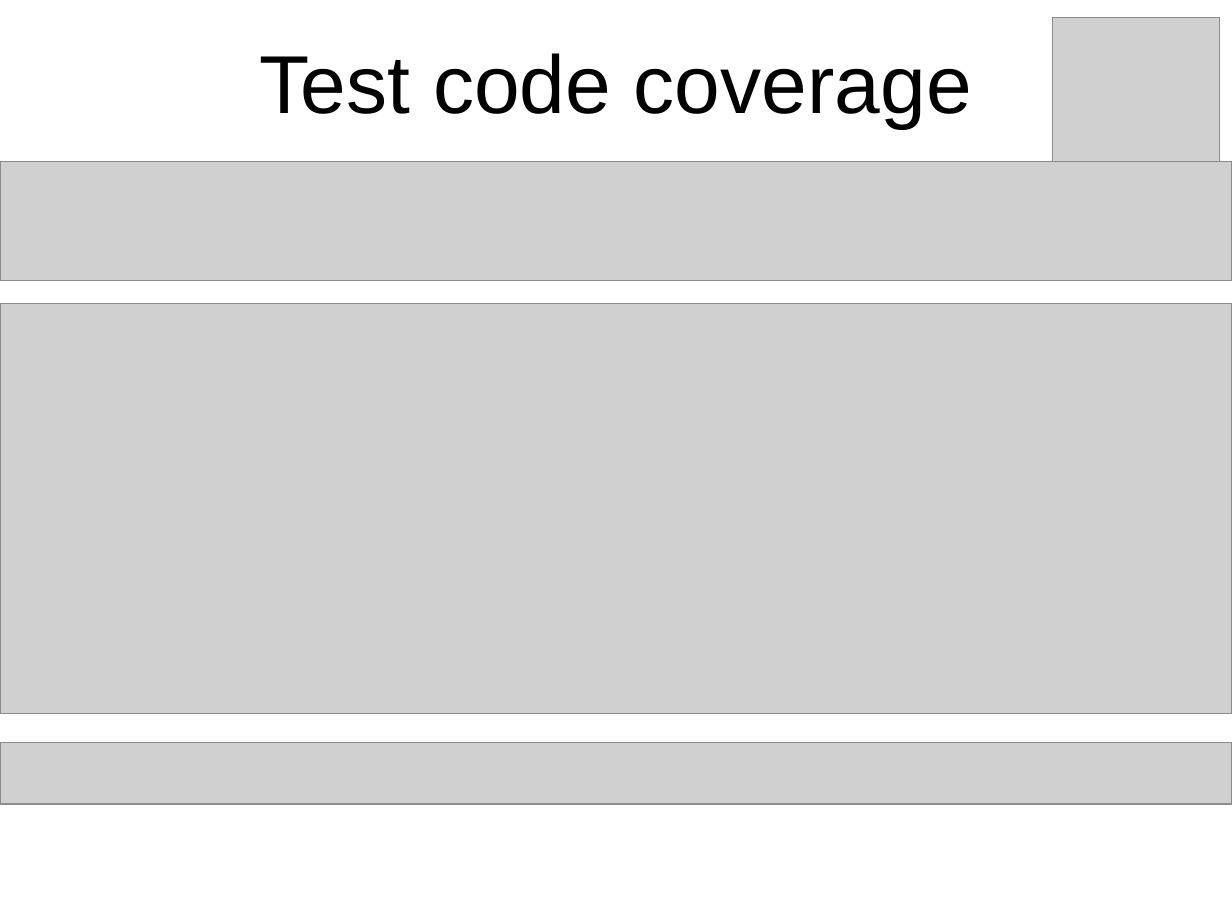
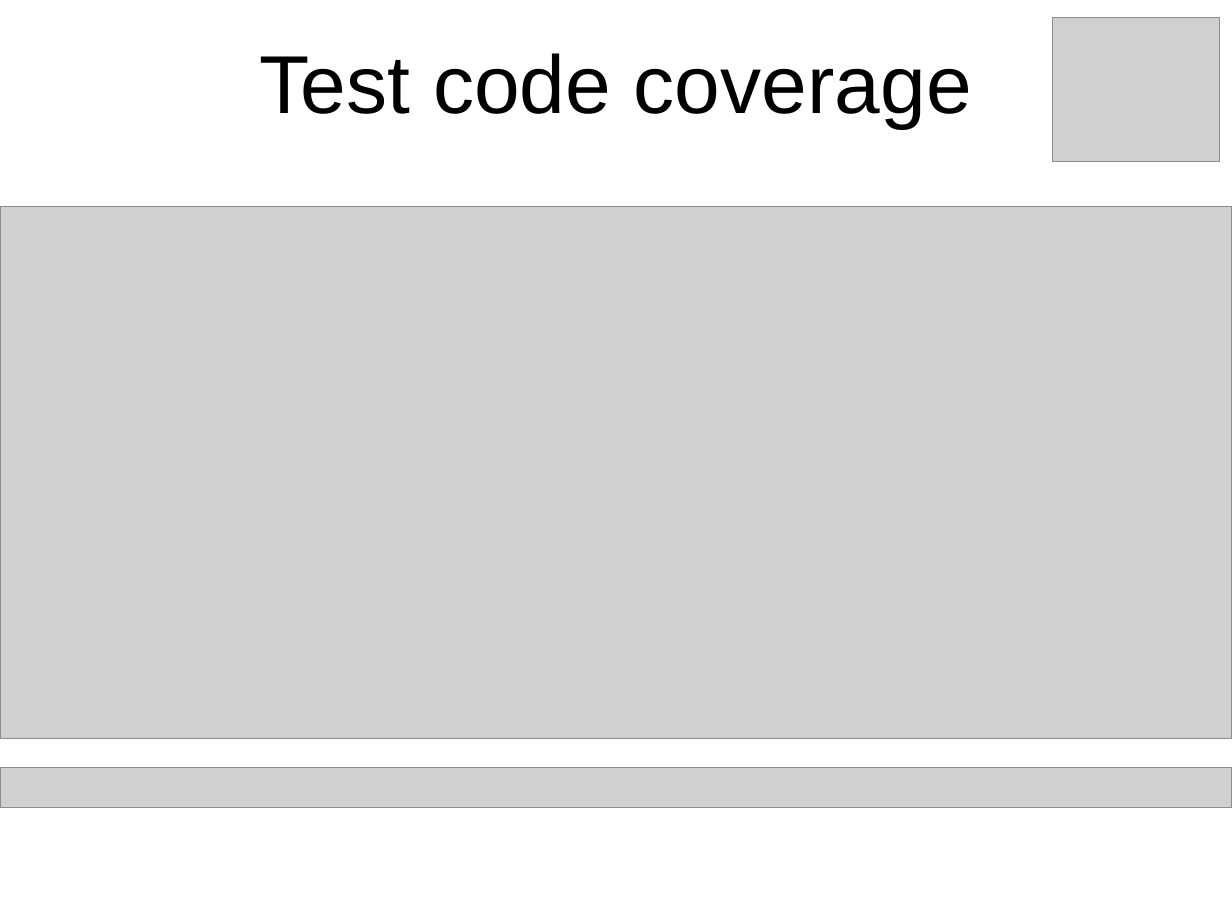
Before and after one commit to jahstreet/JCasino, a slide deck: slide 19 of JCasino presentation.pptx. Drawn at 1232x924 pixels with LibreOffice and Linux fonts; fonts in the diff are those of the drawing; grey boxes stand for pictures; background and template pictures are left out. Boxes give left, top, right and bottom in pixels: in the first picture for what was removed or moved away, otherwise in the second. Text is boxed around its words. In the diff, an @@ line names an element or a change of style, - is before the commit and + after.

```diff
--- a/JCasino presentation.pptx
+++ b/JCasino presentation.pptx
@@ picture removed at (x1=0, y1=161, x2=1232, y2=281) @@
@@ picture resized from (x1=0, y1=304, x2=1232, y2=715) to (x1=0, y1=206, x2=1232, y2=738) @@
@@ picture resized from (x1=0, y1=743, x2=1232, y2=804) to (x1=0, y1=768, x2=1232, y2=808) @@
```
Also in this commit, not shown: 13 other slides changed, 15 other files.
